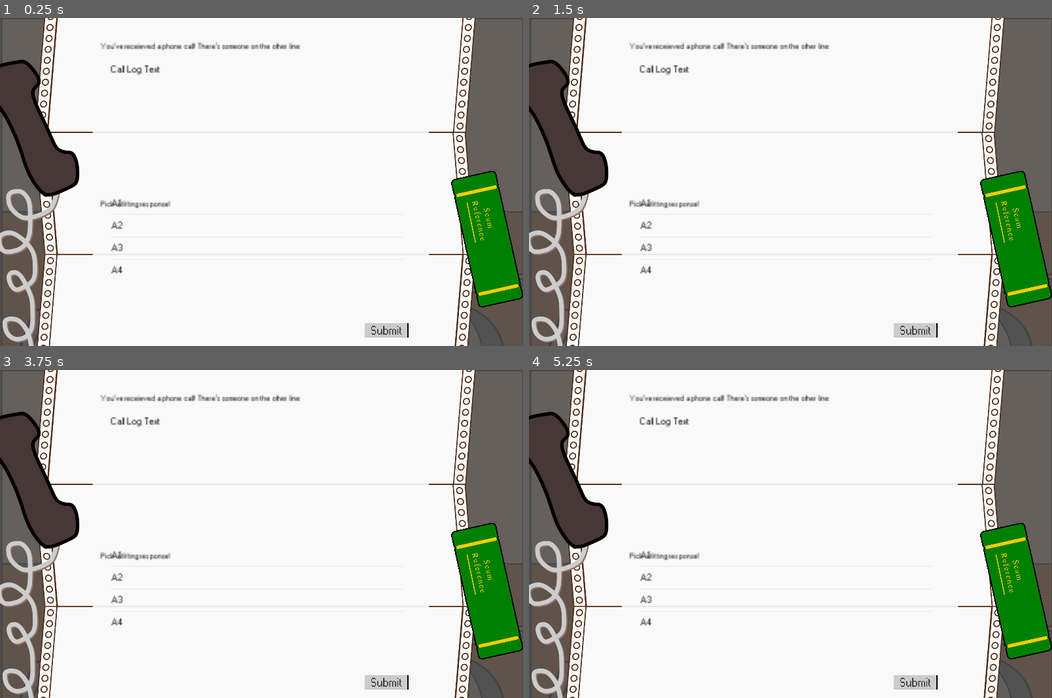
Above: before the commit, frames 1-4 (two rows, left to right).
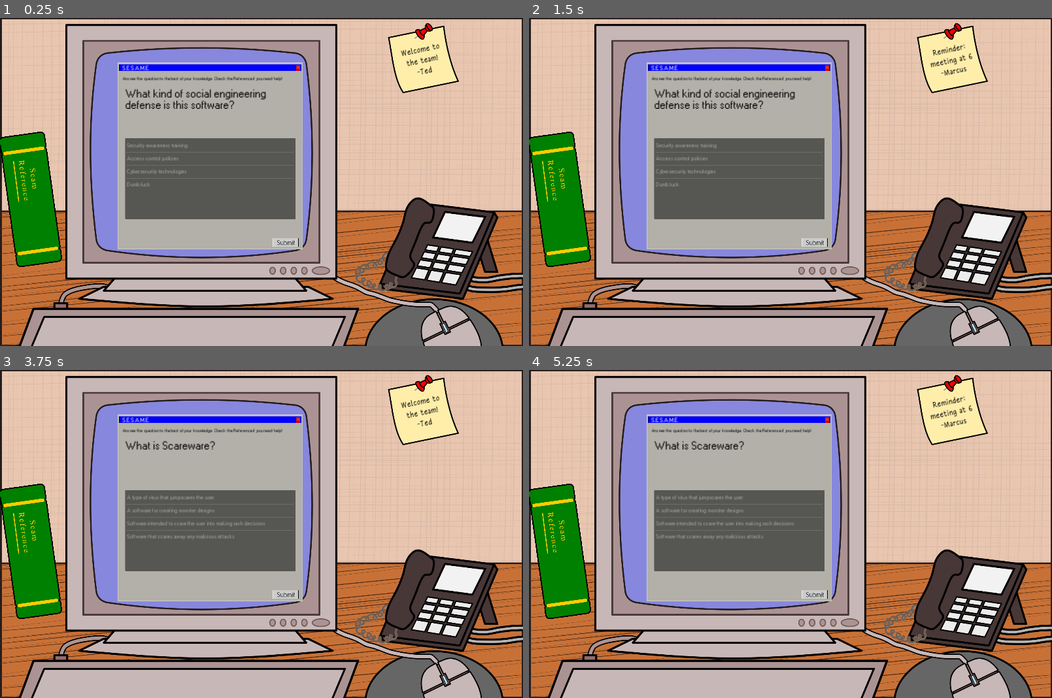
Above: after the commit, the same moments.

Repository: izzyjguti/Open-SESAME
Game: Godot game, scene res://phone.tscn
The game is run twice, just before and just after one commit, with the same random seed, the same clock (stepped at 60 frames per second) and the same inputs. This scene is started directly instead of the project's main scene.
Inputs (mouse positions are in pixels of both pictures, inside the frame that each line leads up to; where the layout moved, square brackets give the same spot in the first picture):
- Up to frame 1 (0.25 s): no input
- Up to frame 2 (1.5 s): click (816, 241) [916, 329] at 0.5 s; click (952, 60) at 1.25 s, where only the run after the commit has a clickable "Welcome to the team! -Ted"
- Up to frame 3 (3.75 s): click (423, 412) at 2 s, where only the run after the commit has a clickable "Reminder: meeting at 6 -Marcus"; click (31, 550) [486, 589] at 2.75 s; click "Return" at 3.5 s
- Up to frame 4 (5.25 s): click (816, 593) [916, 681] at 4.25 s; click (952, 412) at 5 s, where only the run after the commit has a clickable "Welcome to the team! -Ted"

The runs differ from the first frame. In frame 1, 99% of the frame differs, in the area x 0-100%, y 0-100%; in frame 2, 99%; in frame 3, 99%; in frame 4, 99%.

Commit message:
Sometimes we forget a single line of code that breaks the whole game. It happens to everyone.

Diff:
--- a/phone.gd
+++ b/phone.gd
@@ -20,9 +20,10 @@
 
 func refresh_scene():
 	if QuizProg.index_item >= QuizProg.questionList.size():
+		get_tree().change_scene_to_file("res://quiz.tscn")
 		#switch back to quiz, then show result
-		pass
 	else:
+		print("question:", QuizProg.index_item)
 		show_question()
 
 func show_question():
--- a/quiz.gd
+++ b/quiz.gd
@@ -31,6 +31,7 @@
 	if QuizProg.index_item >= 20:
 		show_result()
 	else:
+		print("question:", QuizProg.index_item)
 		show_question()
 
 func show_question():
@@ -38,7 +39,7 @@
 	RestartButton.hide()
 	ListItem.clear()
 	item = QuizProg.questionList[QuizProg.index_item]
-	print(item["type"])
+	#print(item["type"])
 	if item["type"] == 1:
 		DisplayText.text = item.question
 		var options = item.answers
